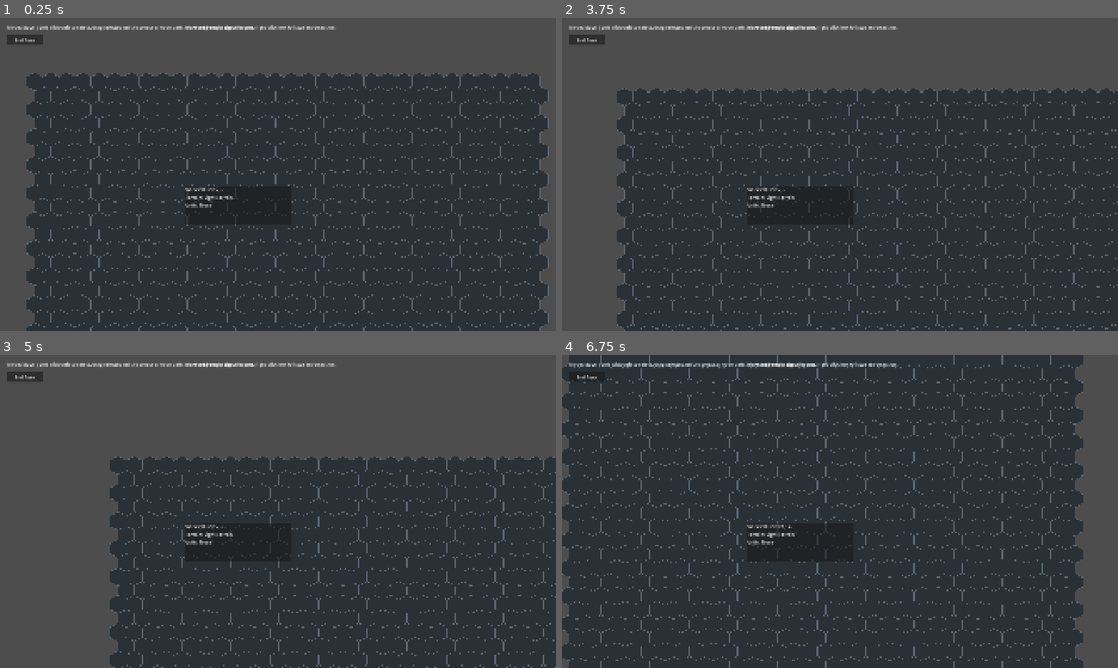
Above: before the commit, frames 1-4 (two rows, left to right).
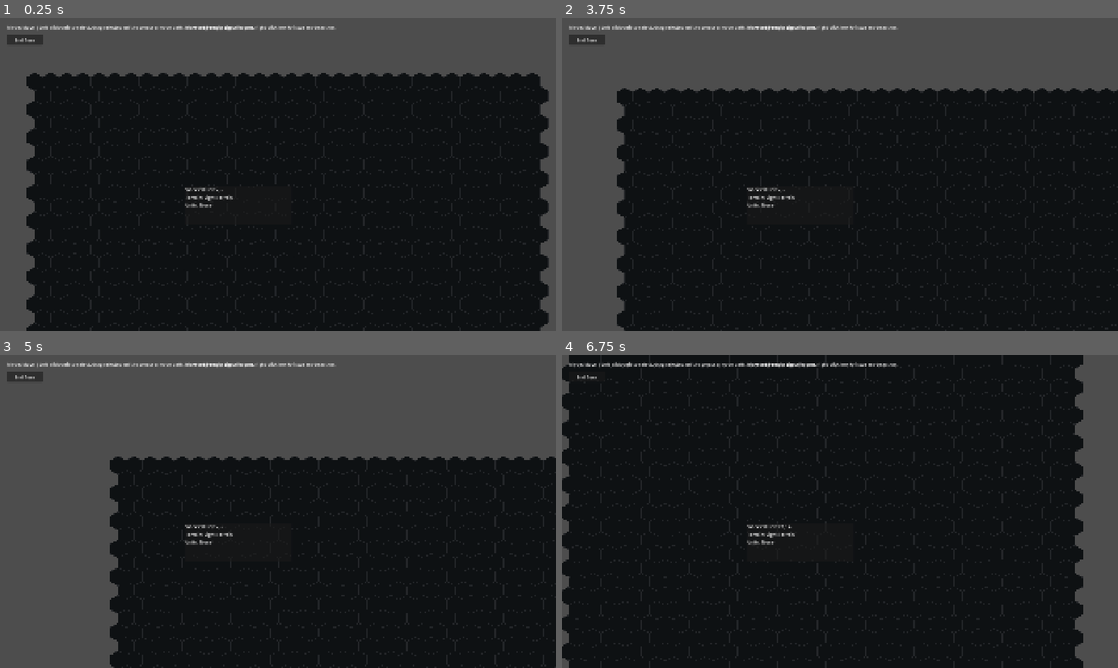
Above: after the commit, the same moments.

Repository: cpt-miche/Combat-Mission-Companion
Game: Godot game, scene res://scenes/screens/GameplayScreen.tscn
Same seed, same stepped clock (60 frames per second), same inputs: the game is played once before the commit and once after it. This scene is started directly instead of the project's main scene.
Inputs (mouse positions are in pixels of both pictures, inside the frame that each line leads up to):
- Up to frame 1 (0.25 s): no input
- Up to frame 2 (3.75 s): click "End Turn" at 0.5 s; click "End Turn" at 1.25 s; click "End Turn" at 2 s; tap Enter at 2.75 s; drag from (840, 174) to (895, 105) at 2.77 s; tap Space at 3.5 s; drag from (728, 190) to (812, 237) at 3.52 s
- Up to frame 3 (5 s): tap Enter at 4.25 s; move the mouse to (333, 442) at 4.27 s; click (333, 442) at 4.42 s
- Up to frame 4 (6.75 s): tap Space at 5, 6.5 s; drag from (812, 574) to (673, 464) at 5.02 s; tap Enter at 5.75 s; move the mouse to (1006, 558) at 5.77 s; click (1006, 558) at 5.92 s; drag from (673, 464) to (756, 433) at 6.52 s

The runs differ from the first frame. In frame 1, 74% of the frame differs, in the area x 4-99%, y 17-100%; in frame 2, 67%; in frame 3, 51%; in frame 4, 90%, in the area x 0-94%, y 0-100%.

Commit message:
Add debug fog-of-war visibility override in gameplay map

Diff:
--- a/scripts/ui/gameplay/GameplayScreen.gd
+++ b/scripts/ui/gameplay/GameplayScreen.gd
@@ -259,7 +259,7 @@
 	selected_hex_terrain_label.text = "Terrain: %s" % TerrainCatalog.display_name(terrain_id)
 
 	var unit_lines: Array[String] = []
-	for entry in _units_at_hex(hex):
+	for entry in _units_at_hex(hex, -1, true):
 		var unit := entry.get("unit", {}) as Dictionary
 		var unit_id := String(entry.get("id", ""))
 		var line := "%s (owner %d)" % [String(unit.get("id", unit_id)), int(entry.get("owner", -1))]
@@ -304,6 +304,7 @@
 	for row in range(GRID_ROWS):
 		for column in range(GRID_COLUMNS):
 			var axial := Vector2i(column, row)
+			var tile_visible := _is_hex_visible_to_active_player(axial)
 			var world_center := _hex_center(column, row)
 			var center := _world_to_screen(world_center)
 			if not visible_rect.has_point(center):
@@ -312,8 +313,10 @@
 			var points := PackedVector2Array()
 			for point in world_points:
 				points.append(_world_to_screen(point))
-			draw_colored_polygon(points, Color(0.15, 0.18, 0.2, 0.9))
-			draw_polyline(points + PackedVector2Array([points[0]]), Color(0.35, 0.4, 0.45, 1.0), 1.5)
+			var fill_color := Color(0.15, 0.18, 0.2, 0.9) if tile_visible else Color(0.05, 0.06, 0.07, 0.97)
+			var edge_color := Color(0.35, 0.4, 0.45, 1.0) if tile_visible else Color(0.14, 0.15, 0.16, 0.95)
+			draw_colored_polygon(points, fill_color)
+			draw_polyline(points + PackedVector2Array([points[0]]), edge_color, 1.5)
 
 	for order in _orders.values():
 		if typeof(order) != TYPE_DICTIONARY:
@@ -332,7 +335,7 @@
 	for row in range(GRID_ROWS):
 		for column in range(GRID_COLUMNS):
 			var hex := Vector2i(column, row)
-			var stack := _units_at_hex(hex)
+			var stack := _units_at_hex(hex, -1, true)
 			if stack.is_empty():
 				continue
 			var base_center := _world_to_screen(_hex_center(hex.x, hex.y))
@@ -790,13 +793,16 @@
 	return false
 
 
-func _units_at_hex(hex: Vector2i, owner: int = -1) -> Array[Dictionary]:
+func _units_at_hex(hex: Vector2i, owner: int = -1, apply_visibility_filter: bool = false) -> Array[Dictionary]:
 	var units_at_hex: Array[Dictionary] = []
+	var hex_visible := _is_hex_visible_to_active_player(hex)
 	for unit_id in _units.keys():
 		var unit := _units[unit_id] as Dictionary
 		if not GameState.is_unit_alive(unit):
 			continue
 		var unit_owner := int(unit.get("owner", -1))
+		if apply_visibility_filter and not _is_unit_visible_to_active_player(unit_owner, hex_visible):
+			continue
 		if owner >= 0 and unit_owner != owner:
 			continue
 		if unit.get("hex", Vector2i.ZERO) != hex:
@@ -811,8 +817,36 @@
 	)
 	return units_at_hex
 
+func _is_fog_visibility_overridden() -> bool:
+	return bool(GameState.debug_mode_enabled)
+
+func _is_hex_visible_to_active_player(hex: Vector2i) -> bool:
+	if _is_fog_visibility_overridden():
+		return true
+	for unit in _units.values():
+		if not (unit is Dictionary):
+			continue
+		var unit_dict := unit as Dictionary
+		if not GameState.is_unit_alive(unit_dict):
+			continue
+		if int(unit_dict.get("owner", -1)) != _active_player:
+			continue
+		var friendly_hex := unit_dict.get("hex", Vector2i.ZERO) as Vector2i
+		if friendly_hex == hex:
+			return true
+		if Pathfinding.are_adjacent(friendly_hex, hex):
+			return true
+	return false
+
+func _is_unit_visible_to_active_player(unit_owner: int, hex_visible: bool) -> bool:
+	if unit_owner == _active_player:
+		return true
+	if _is_fog_visibility_overridden():
+		return true
+	return hex_visible
+
 func _unit_at_hex(hex: Vector2i, owner: int) -> String:
-	var matches := _units_at_hex(hex, owner)
+	var matches := _units_at_hex(hex, owner, true)
 	if not matches.is_empty():
 		return String(matches[0].get("id", ""))
 	return ""
